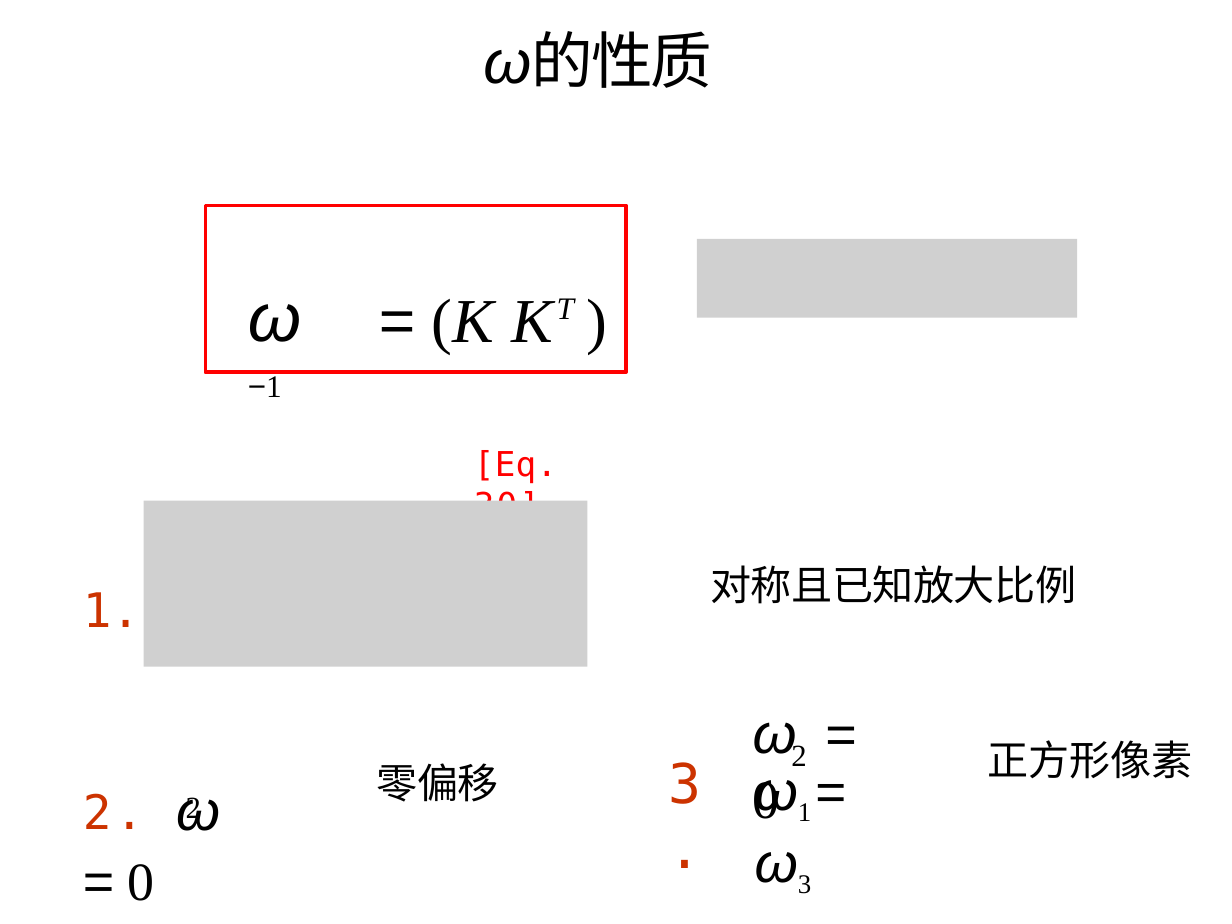
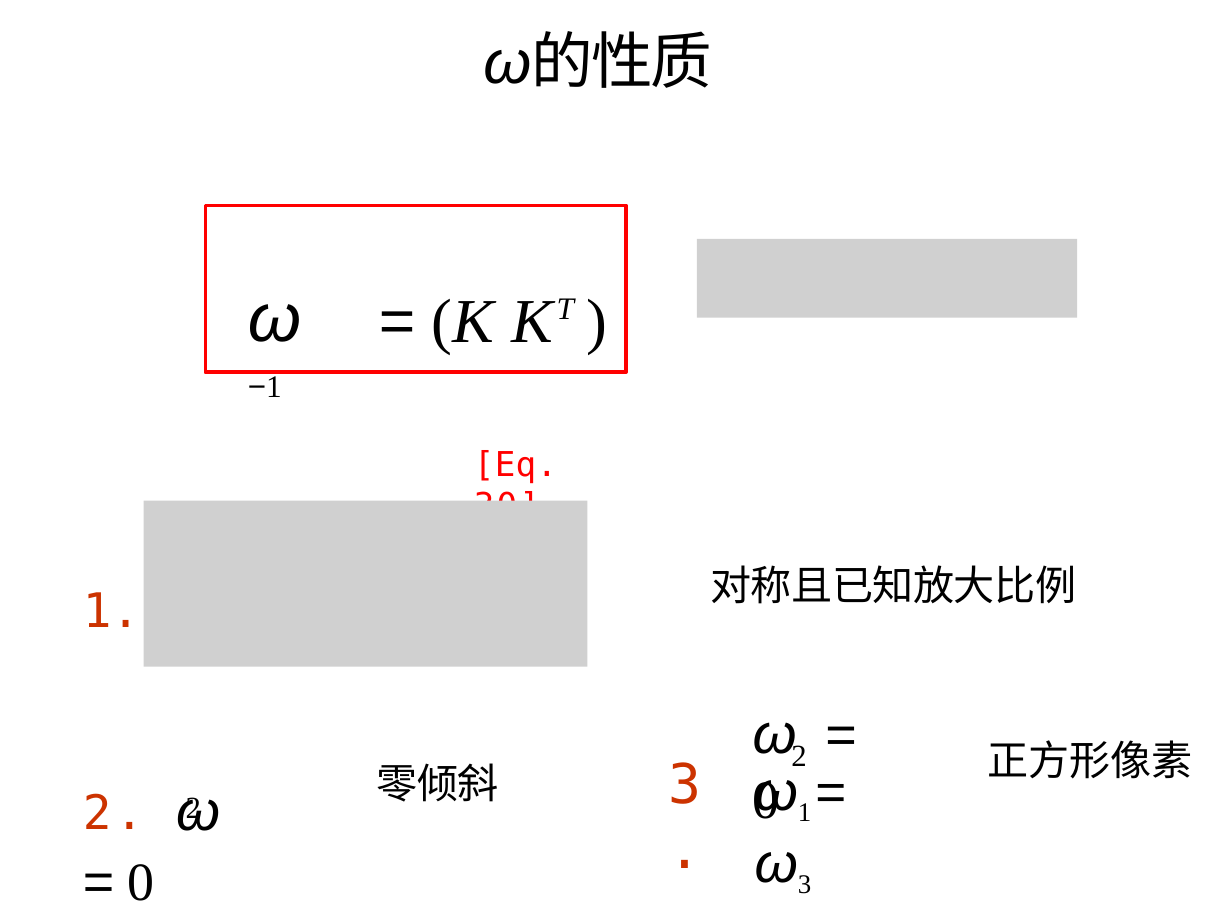
Before and after one commit to evenhax/translation_and_refining_for_cs231a, a slide deck: slide 35 of PPT231a_trans_and_refine/中文矫正版/lecture4_single_view_metrology .pptx. Drawn at 1232x924 pixels with LibreOffice and Linux fonts; fonts in the diff are those of the drawing; grey boxes stand for pictures. Boxes give left, top, right and bottom in pixels: in the first picture for what was removed or moved away, otherwise in the second. Text is boxed around its words. In the diff, an @@ line names an element or a change of style, - is before the commit and + after.

```diff
--- a/PPT231a_trans_and_refine/中文矫正版/lecture4_single_view_metrology .pptx
+++ b/PPT231a_trans_and_refine/中文矫正版/lecture4_single_view_metrology .pptx
@@ text at box(377, 763, 499, 802): text changed @@
-零偏移
+零倾斜
```
Also in this commit, not shown: 7 other slides changed, 4 other files.
